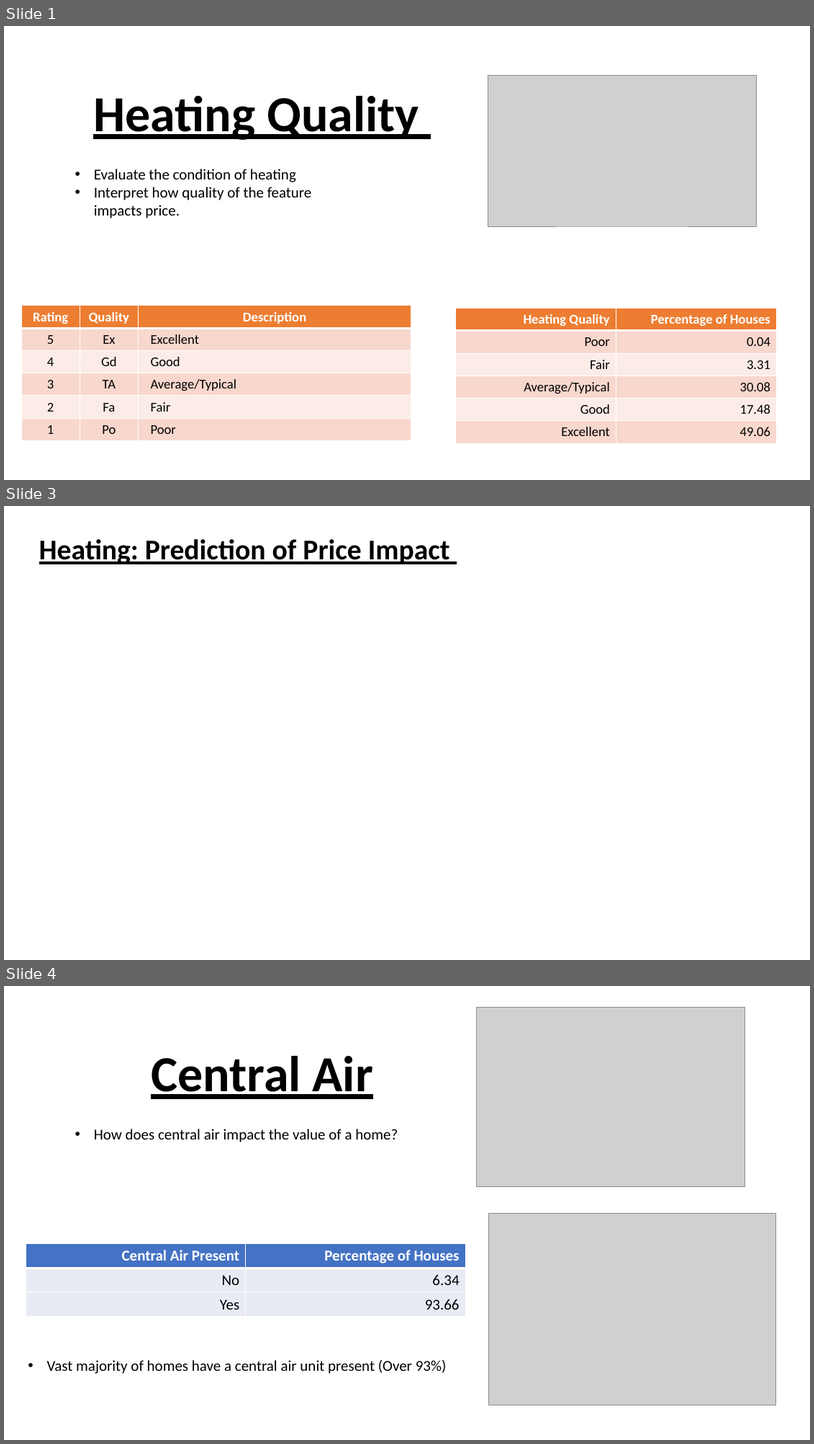
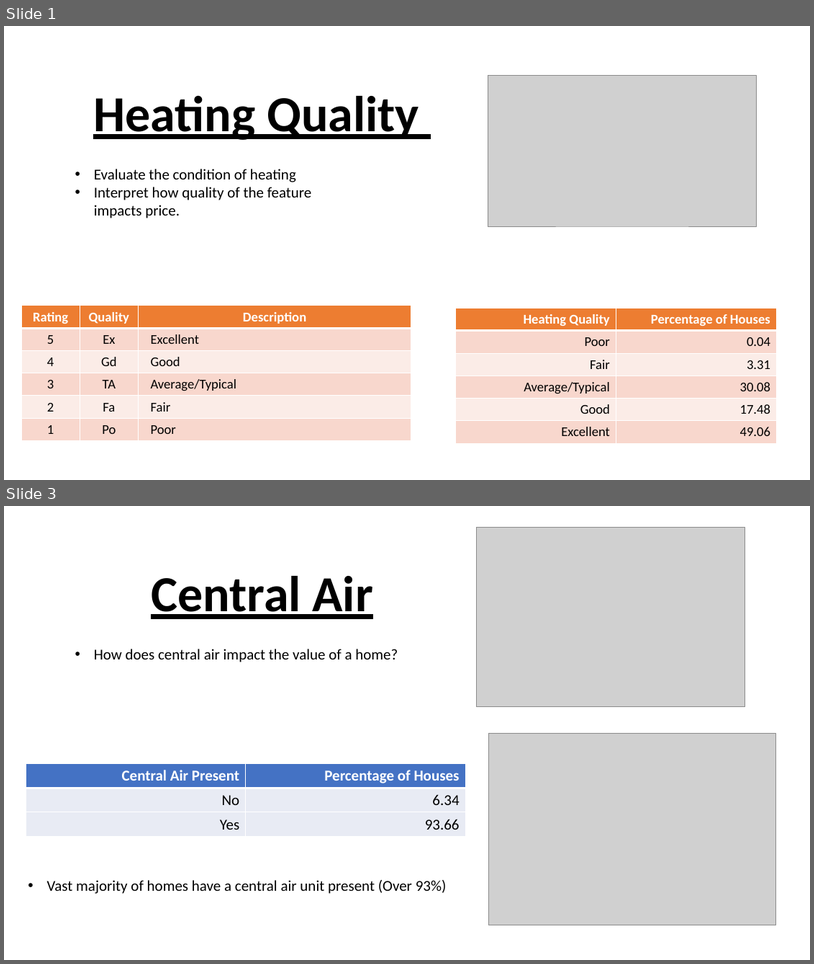
Before and after one commit to hikarinosenshi/ml_project, a slide deck: shay/ml_project_SA.pptx. Shown one above the other, each under a label of ours: slides 1, 3 and 4 before the commit, slides 1 and 3 after it; the slides between them are not shown. The pictures are 814x1444 and 814x964 pixels, drawn with LibreOffice and Linux fonts; fonts in the diff are those of the drawing; grey boxes stand for pictures. Boxes give left, top, right and bottom in pixels: in the first picture for what was removed or moved away, otherwise in the second. Text is boxed around its words. In the diff, an @@ line names an element or a change of style, - is before the commit and + after.

```diff
--- a/shay/ml_project_SA.pptx
+++ b/shay/ml_project_SA.pptx
@@ slide 3 removed at <box>4,506,810,960</box>, background #FFFFFF @@
@@ title removed at <box>39,539,450,564</box> @@
-Heating: Prediction of Price Impact
@@ what was slide 4 is now slide 3 @@
```
Also in this commit, not shown: 1 other slide removed.
